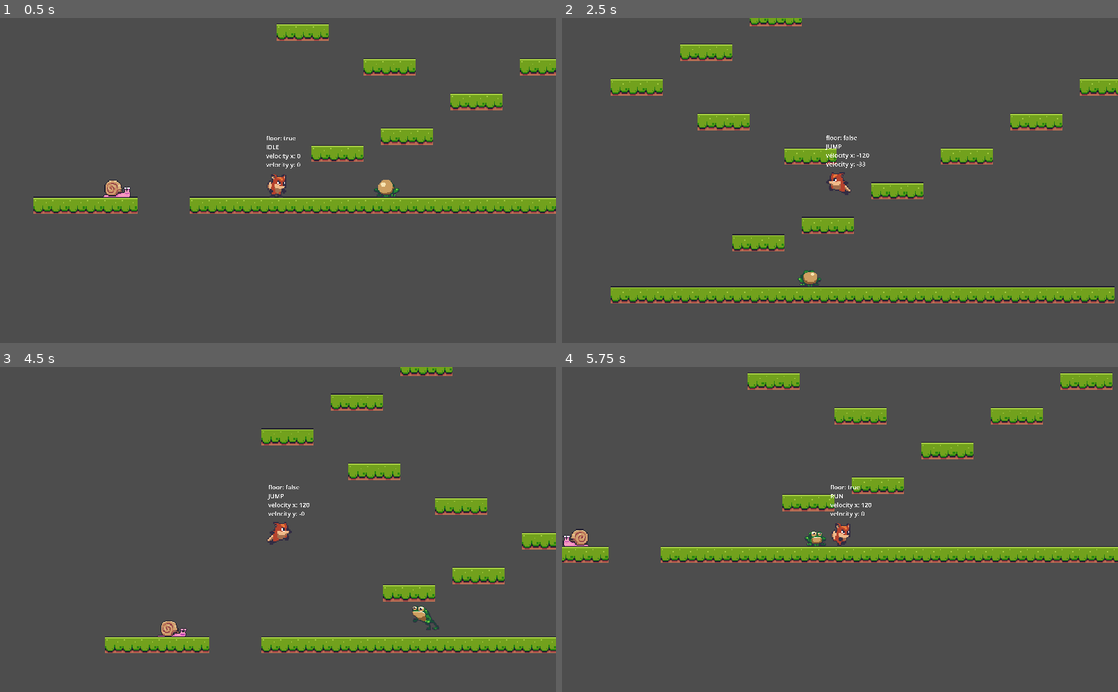
Above: before the commit, frames 1-4 (two rows, left to right).
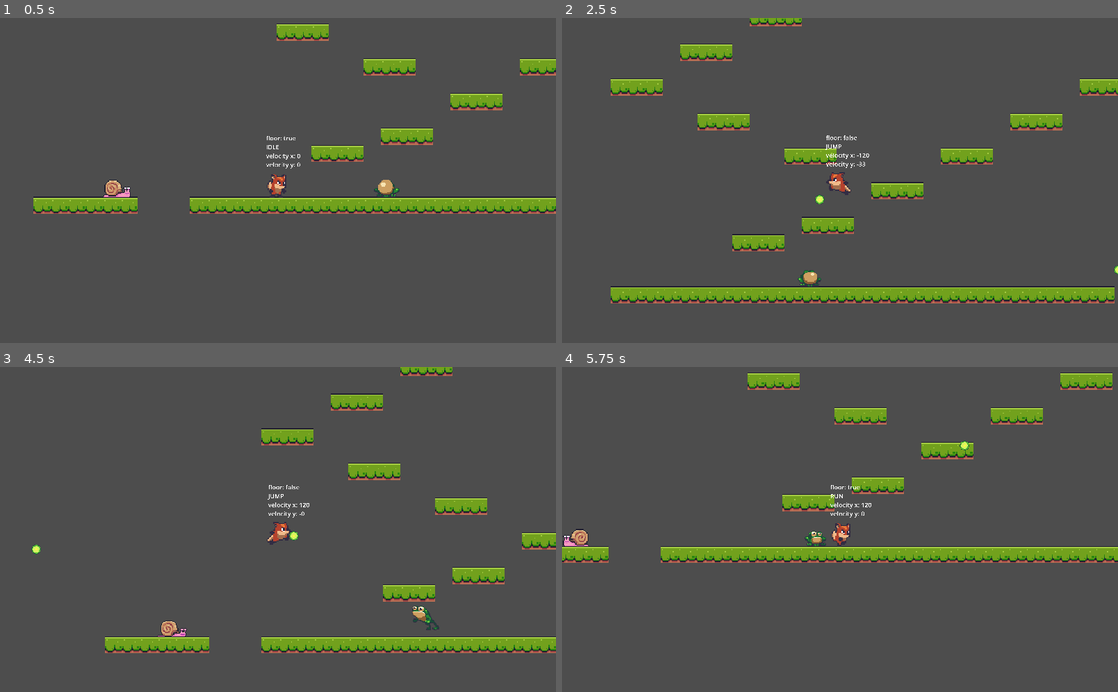
Above: after the commit, the same moments.

Repository: dizuane/godot-fox-antics
Game: Godot game, scene res://level_base/level_base.tscn
The game is run twice, just before and just after one commit, with the same random seed, the same clock (stepped at 60 frames per second) and the same inputs. The project has no main scene, so this scene is started directly.
Inputs (mouse positions are in pixels of both pictures, inside the frame that each line leads up to):
- Up to frame 1 (0.5 s): no input
- Up to frame 2 (2.5 s): move the mouse to (812, 245) at 0.52 s; hold D (right) 0.53-2.03 s; tap E (shoot, bound only after the commit) at 0.6, 2.3 s; tap Space (jump) at 0.77, 1.07, 1.52, 1.55, 1.82, 2.1 s; click (812, 245) at 0.8 s; move the mouse to (1006, 229) at 1.27 s; click (1006, 229) at 1.35 s; move the mouse to (673, 131) at 2.02 s; hold A (left) from 2.03 s (still down)
- Up to frame 3 (4.5 s): move the mouse to (305, 529) at 2.77 s; tap E (shoot, bound only after the commit) at 2.85, 4.35 s; tap Space (jump) at 3.02, 3.32, 3.77, 3.8, 4.07 s; click (305, 529) at 3.05 s; move the mouse to (194, 448) at 3.52 s; click (194, 448) at 3.6 s; move the mouse to (400, 513) at 4.27 s; release A (left) at 4.28 s; hold D (right) from 4.28 s (still down)
- Up to frame 4 (5.75 s): keep holding D (right); tap Space (jump) at 4.52, 4.82 s; move the mouse to (728, 545) at 5.02 s; click (728, 545) at 5.1 s

Frame 1 is identical in both runs. In frame 2, less than 0.1% of the frame differs, in the area x 45-100%, y 54-80%; in frame 3, less than 0.1%, in the area x 5-54%, y 50-58%; in frame 4, less than 0.1%.

Commit message:
Created bullets and a violent enough fox to use them.

Diff:
--- a/bullets/bullet_base/bullet_base.gd
+++ b/bullets/bullet_base/bullet_base.gd
@@ -10,7 +10,7 @@
 
 func _process(delta):
 	check_expired(delta)
-	position += _direction * delta * 20
+	position += _direction * delta
 
 
 func setup(dir: Vector2, life_span: float, speed: float) -> void:
--- a/player/player.gd
+++ b/player/player.gd
@@ -3,6 +3,7 @@
 
 @onready var sprite_2d = $Sprite2D
 @onready var animation_player = $AnimationPlayer
+@onready var shooter = $Shooter
 
 const GRAVITY: float = 1000.0
 const RUN_SPEED: float = 120.0
@@ -20,6 +21,7 @@
 func _ready():
 	pass
 
+
 func _physics_process(delta):
 	if !is_on_floor():
 		velocity.y += GRAVITY * delta
@@ -29,12 +31,26 @@
 	calculate_states()
 	update_debug_label()
 
+	if Input.is_action_just_pressed("shoot"):
+		shoot()
+
+
 func update_debug_label() -> void:
 	debug_label.text = "floor: %s\n%s\nvelocity x: %.0f\nvelocity y: %.0f" % [
 		is_on_floor(),
 		PLAYER_STATE.keys()[_state],
 		velocity.x, velocity.y
 	]
+
+
+func shoot() -> void:
+	print("flip_h: ", sprite_2d.flip_h)
+	if sprite_2d.flip_h:
+		shooter.shoot(Vector2.LEFT)
+	else:
+		shooter.shoot(Vector2.RIGHT)
+
+
 func get_input() -> void:
 	velocity.x = 0
 
@@ -51,6 +67,7 @@
 
 	velocity.y = clampf(velocity.y, JUMP_VELOCITY, MAX_FALL)
 
+
 func calculate_states() -> void:
 	if _state == PLAYER_STATE.HURT:
 		return
@@ -64,6 +81,7 @@
 			set_state(PLAYER_STATE.FALL)
 		else:
 			set_state(PLAYER_STATE.JUMP)
+
 
 func set_state(new_state: PLAYER_STATE) -> void:
 	if new_state == _state:
--- a/player/player.tscn
+++ b/player/player.tscn
@@ -1,27 +1,11 @@
-[gd_scene load_steps=12 format=3 uid="uid://81ctaootuter"]
+[gd_scene load_steps=13 format=3 uid="uid://81ctaootuter"]
 
 [ext_resource type="Texture2D" uid="uid://qx8icyijykdi" path="res://assets/player/player.png" id="1_icttv"]
 [ext_resource type="Script" path="res://player/player.gd" id="1_whki2"]
+[ext_resource type="PackedScene" uid="uid://bmc2vv4bw3ga7" path="res://shooter/shooter.tscn" id="3_ujtr7"]
 
 [sub_resource type="RectangleShape2D" id="RectangleShape2D_81ac1"]
 size = Vector2(10, 18)
-
-[sub_resource type="Animation" id="Animation_lknp3"]
-resource_name = "idle"
-length = 0.4
-loop_mode = 1
-tracks/0/type = "value"
-tracks/0/imported = false
-tracks/0/enabled = true
-tracks/0/path = NodePath("Sprite2D:frame")
-tracks/0/interp = 1
-tracks/0/loop_wrap = true
-tracks/0/keys = {
-"times": PackedFloat32Array(0, 0.1, 0.2, 0.3),
-"transitions": PackedFloat32Array(1, 1, 1, 1),
-"update": 1,
-"values": [13, 14, 15, 16]
-}
 
 [sub_resource type="Animation" id="Animation_qdyw1"]
 length = 0.001
@@ -36,39 +20,6 @@
 "transitions": PackedFloat32Array(1),
 "update": 1,
 "values": [13]
-}
-
-[sub_resource type="Animation" id="Animation_evsh1"]
-resource_name = "run"
-length = 0.4
-loop_mode = 1
-tracks/0/type = "value"
-tracks/0/imported = false
-tracks/0/enabled = true
-tracks/0/path = NodePath("Sprite2D:frame")
-tracks/0/interp = 1
-tracks/0/loop_wrap = true
-tracks/0/keys = {
-"times": PackedFloat32Array(0, 0.1, 0.2, 0.3),
-"transitions": PackedFloat32Array(1, 1, 1, 1),
-"update": 1,
-"values": [0, 1, 2, 3]
-}
-
-[sub_resource type="Animation" id="Animation_mqt12"]
-resource_name = "jump"
-length = 0.1
-tracks/0/type = "value"
-tracks/0/imported = false
-tracks/0/enabled = true
-tracks/0/path = NodePath("Sprite2D:frame")
-tracks/0/interp = 1
-tracks/0/loop_wrap = true
-tracks/0/keys = {
-"times": PackedFloat32Array(0),
-"transitions": PackedFloat32Array(1),
-"update": 1,
-"values": [17]
 }
 
 [sub_resource type="Animation" id="Animation_hv7yr"]
@@ -102,6 +53,56 @@
 "transitions": PackedFloat32Array(1, 1),
 "update": 1,
 "values": [11, 12]
+}
+
+[sub_resource type="Animation" id="Animation_lknp3"]
+resource_name = "idle"
+length = 0.4
+loop_mode = 1
+tracks/0/type = "value"
+tracks/0/imported = false
+tracks/0/enabled = true
+tracks/0/path = NodePath("Sprite2D:frame")
+tracks/0/interp = 1
+tracks/0/loop_wrap = true
+tracks/0/keys = {
+"times": PackedFloat32Array(0, 0.1, 0.2, 0.3),
+"transitions": PackedFloat32Array(1, 1, 1, 1),
+"update": 1,
+"values": [13, 14, 15, 16]
+}
+
+[sub_resource type="Animation" id="Animation_mqt12"]
+resource_name = "jump"
+length = 0.1
+tracks/0/type = "value"
+tracks/0/imported = false
+tracks/0/enabled = true
+tracks/0/path = NodePath("Sprite2D:frame")
+tracks/0/interp = 1
+tracks/0/loop_wrap = true
+tracks/0/keys = {
+"times": PackedFloat32Array(0),
+"transitions": PackedFloat32Array(1),
+"update": 1,
+"values": [17]
+}
+
+[sub_resource type="Animation" id="Animation_evsh1"]
+resource_name = "run"
+length = 0.4
+loop_mode = 1
+tracks/0/type = "value"
+tracks/0/imported = false
+tracks/0/enabled = true
+tracks/0/path = NodePath("Sprite2D:frame")
+tracks/0/interp = 1
+tracks/0/loop_wrap = true
+tracks/0/keys = {
+"times": PackedFloat32Array(0, 0.1, 0.2, 0.3),
+"transitions": PackedFloat32Array(1, 1, 1, 1),
+"update": 1,
+"values": [0, 1, 2, 3]
 }
 
 [sub_resource type="AnimationLibrary" id="AnimationLibrary_57x7v"]
@@ -158,4 +159,8 @@
 position = Vector2(-1, 6)
 shape = SubResource("CapsuleShape2D_ufbip")
 
+[node name="Shooter" parent="." instance=ExtResource("3_ujtr7")]
+speed = 200.0
+shoot_delay = 1.0
+
 [connection signal="area_entered" from="HitBox" to="." method="_on_hit_box_area_entered"]
--- a/project.godot
+++ b/project.godot
@@ -19,6 +19,7 @@
 SignalManager="*res://singletons/signal_manager.gd"
 SoundManager="*res://singletons/sound_manager.gd"
 GameManager="*res://singletons/game_manager.gd"
+ObjectMaker="*res://singletons/object_maker.gd"
 
 [display]
 
@@ -48,7 +49,8 @@
 }
 shoot={
 "deadzone": 0.5,
-"events": [Object(InputEventMouseButton,"resource_local_to_scene":false,"resource_name":"","device":-1,"window_id":0,"alt_pressed":false,"shift_pressed":false,"ctrl_pressed":false,"meta_pressed":false,"button_mask":1,"position":Vector2(179, 14),"global_position":Vector2(183, 57),"factor":1.0,"button_index":1,"canceled":false,"pressed":true,"double_click":false,"script":null)
+"events": [Object(InputEventKey,"resource_local_to_scene":false,"resource_name":"","device":-1,"window_id":0,"alt_pressed":false,"shift_pressed":false,"ctrl_pressed":false,"meta_pressed":false,"pressed":false,"keycode":0,"physical_keycode":69,"key_label":0,"unicode":101,"echo":false,"script":null)
+, Object(InputEventKey,"resource_local_to_scene":false,"resource_name":"","device":-1,"window_id":0,"alt_pressed":false,"shift_pressed":false,"ctrl_pressed":false,"meta_pressed":false,"pressed":false,"keycode":0,"physical_keycode":4194326,"key_label":0,"unicode":0,"echo":false,"script":null)
 ]
 }
 
--- /dev/null
+++ b/shooter/shooter.gd
@@ -0,0 +1,39 @@
+extends Node2D
+
+@onready var sound = $Sound
+@onready var shoot_timer = $ShootTimer
+
+@export var speed: float = 50.0
+@export var life_span: float = 10.0
+@export var bullet_key: ObjectMaker.BULLET_KEY
+@export var shoot_delay: float = 0.7
+
+var _can_shoot: bool = true
+
+func _ready():
+	shoot_timer.wait_time = shoot_delay
+
+
+func shoot(direction: Vector2) -> void:
+	if !_can_shoot:
+		return
+
+	_can_shoot = false
+	SoundManager.play_clip(sound, SoundManager.SOUND_LASER)
+	ObjectMaker.create_bullet(
+		direction,
+		life_span,
+		speed,
+		bullet_key,
+		global_position
+	)
+	shoot_timer.start()
+
+'''
+func create_bullet(direction: Vector2, life_span: float,
+				speed: float,  key: BULLET_KEY, start_pos: Vector2) -> void:
+'''
+
+
+func _on_shoot_timer_timeout():
+	_can_shoot = true
--- /dev/null
+++ b/shooter/shooter.tscn
@@ -0,0 +1,12 @@
+[gd_scene load_steps=2 format=3 uid="uid://bmc2vv4bw3ga7"]
+
+[ext_resource type="Script" path="res://shooter/shooter.gd" id="1_2iani"]
+
+[node name="Shooter" type="Node2D"]
+script = ExtResource("1_2iani")
+
+[node name="Sound" type="AudioStreamPlayer2D" parent="."]
+
+[node name="ShootTimer" type="Timer" parent="."]
+
+[connection signal="timeout" from="ShootTimer" to="." method="_on_shoot_timer_timeout"]
--- /dev/null
+++ b/singletons/object_maker.gd
@@ -0,0 +1,23 @@
+extends Node
+
+enum BULLET_KEY { PLAYER, ENEMY }
+
+const BULLETS = {
+	BULLET_KEY.PLAYER: preload("res://bullets/bullet_player/bullet_player.tscn"),
+	BULLET_KEY.ENEMY: preload("res://bullets/bullet_enemy/bullet_enemy.tscn")
+}
+
+func add_child_deferred(child_to_add) -> void:
+	get_tree().root.add_child(child_to_add)
+
+
+func call_add_child(child_to_add) -> void:
+	call_deferred("add_child_deferred", child_to_add)
+
+
+func create_bullet(direction: Vector2, life_span: float,
+				speed: float,  key: BULLET_KEY, start_pos: Vector2) -> void:
+	var new_b = BULLETS[key].instantiate()
+	new_b.setup(direction, life_span, speed)
+	new_b.global_position = start_pos
+	call_add_child(new_b)
